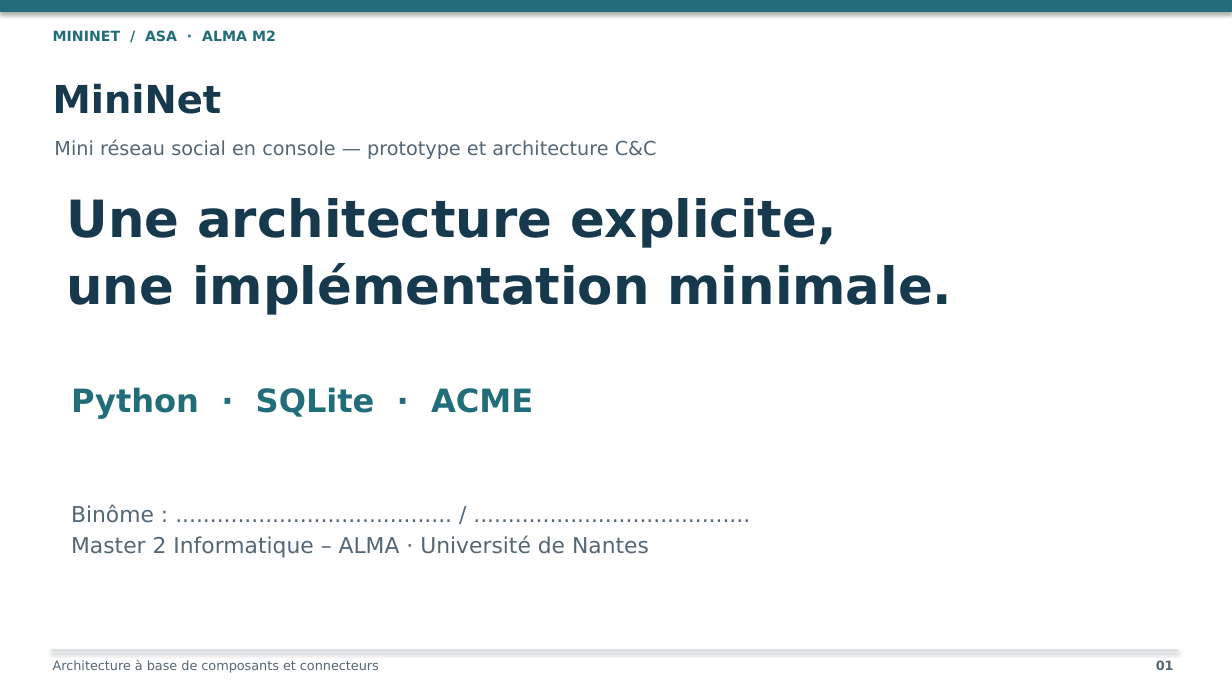
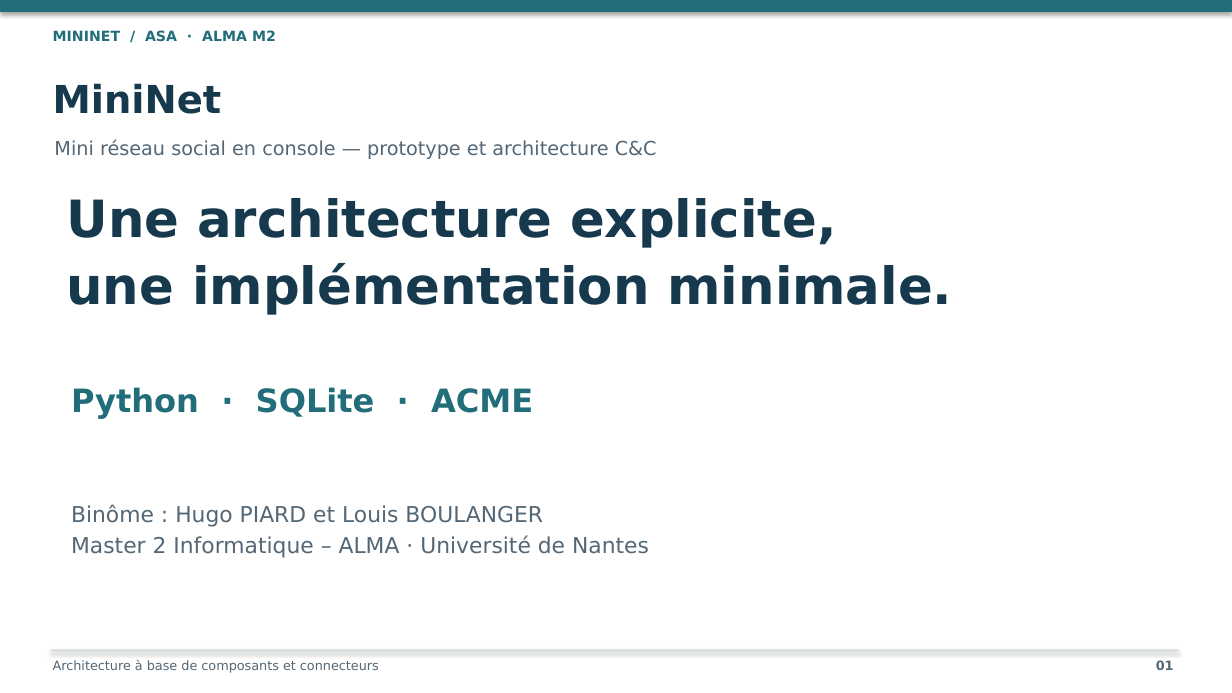
Before and after one commit to LuisBlg/MiniNet-ASA, a slide deck: slide 1 of docs/Soutenance.pptx. Drawn at 1232x693 pixels with LibreOffice and Linux fonts; fonts in the diff are those of the drawing. Boxes give left, top, right and bottom in pixels: in the first picture for what was removed or moved away, otherwise in the second. Text is boxed around its words. In the diff, an @@ line names an element or a change of style, - is before the commit and + after.

```diff
--- a/docs/Soutenance.pptx
+++ b/docs/Soutenance.pptx
@@ text at <box>71,504,543,527</box>: text changed @@
-Binôme : ........................................ / ........................................
+Binôme : Hugo PIARD et Louis BOULANGER
```
Also in this commit, not shown: 6 other files.
